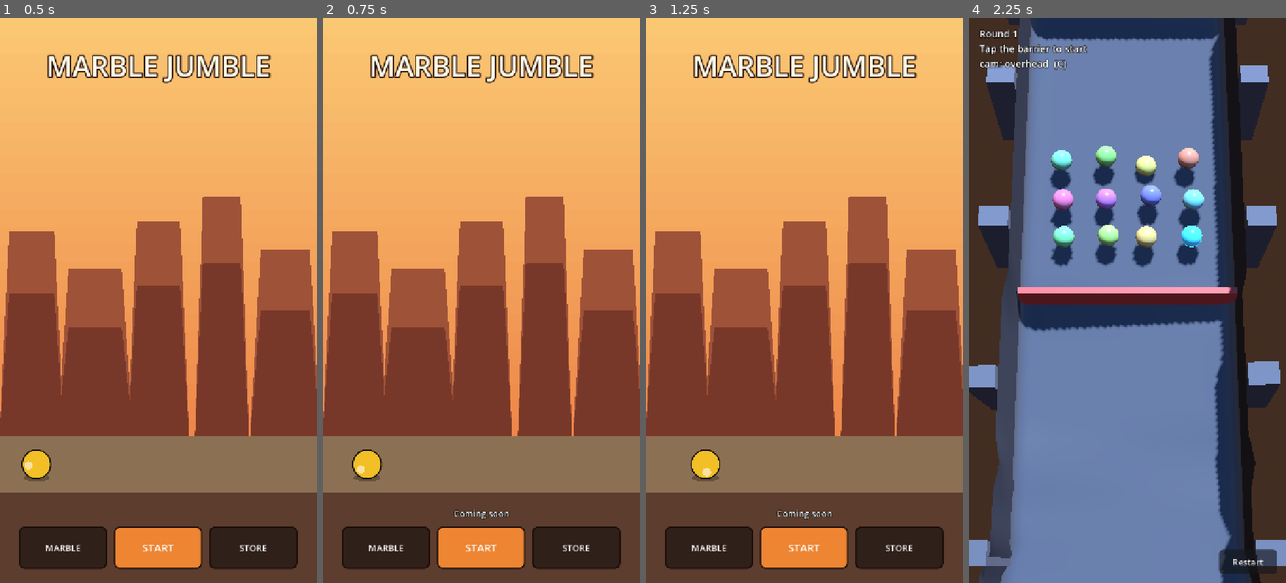
Above: before the commit, frames 1-4 (left to right).
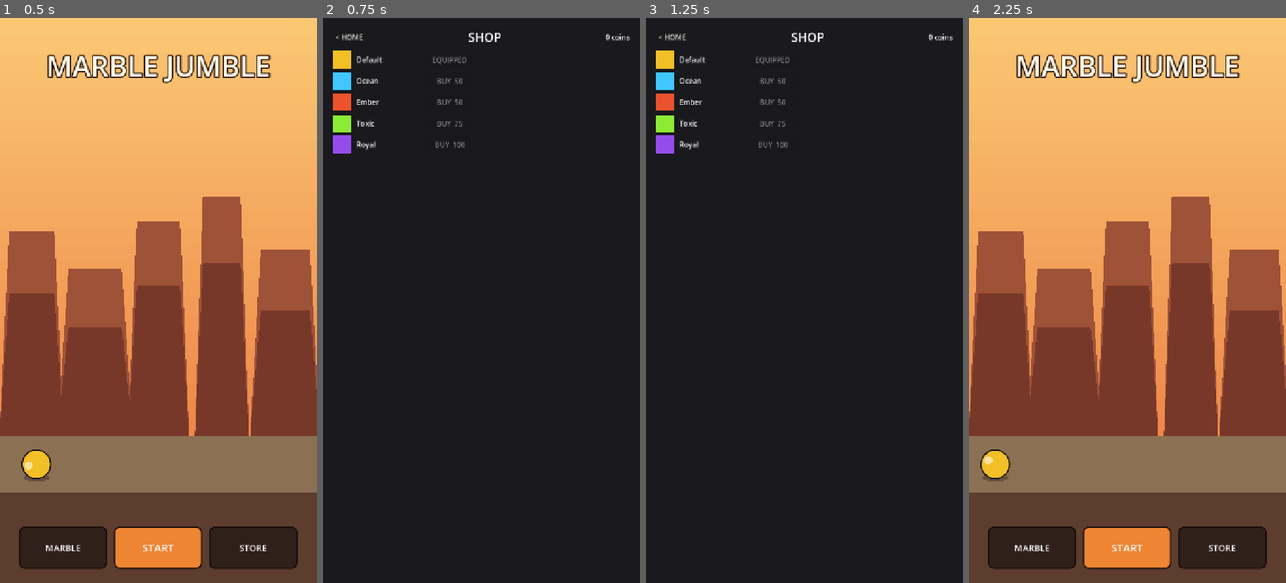
Above: after the commit, the same moments.

Repository: Arjan-N/marble-jumble
Game: Godot game, scene res://scenes/home.tscn
The game is run twice, just before and just after one commit, with the same random seed, the same clock (stepped at 60 frames per second) and the same inputs.
Inputs (mouse positions are in pixels of both pictures, inside the frame that each line leads up to):
- Up to frame 1 (0.5 s): no input
- Up to frame 2 (0.75 s): click "STORE" at 0.5 s
- Up to frame 3 (1.25 s): no input
- Up to frame 4 (2.25 s): click (1127, 549) at 1.25 s, where only the run before the commit has a clickable "START"; click "Restart" (after the commit: "< HOME") at 2 s

Frame 1 is identical in both runs. In frame 2, 96% of the frame differs, in the area x 0-100%, y 0-100%; in frame 3, 96%; in frame 4, 100%.

Commit message:
Add a coin balance, a shop screen, and a run home
The tournament had nowhere to go when it ended: winning or being eliminated
left the player parked in a dead race scene with only an R restart. It now
holds the outcome long enough to read, then returns to the home screen —
where PROJECT.md section 5 puts rewards, customisation and play again.

PlayerProfile is an autoload holding coins and the equipped marble skin, so
a purchase actually shows up on the track and on the home screen's marble
(both previously hard-coded colours). Reward amounts are placeholders;
PROJECT.md section 17 item 10 still has the real values TBD.

The shop's visuals are placeholder — it is the flow that is real.

Co-Authored-By: Claude Opus 5 <noreply@anthropic.com>

Diff:
--- a/project.godot
+++ b/project.godot
@@ -25,6 +25,10 @@
 window/stretch/aspect="expand"
 window/handheld/orientation=1
 
+[autoload]
+
+PlayerProfile="*res://scripts/progression/player_profile.gd"
+
 [physics]
 
 ; Roughly 3g. The marbles are 0.9m across — some fifty times a real one — and at
--- /dev/null
+++ b/scenes/shop.tscn
@@ -0,0 +1,6 @@
+[gd_scene load_steps=2 format=3]
+
+[ext_resource type="Script" path="res://scripts/ui/shop_screen.gd" id="1_shop_screen"]
+
+[node name="Shop" type="Control"]
+script = ExtResource("1_shop_screen")
--- /dev/null
+++ b/scripts/progression/player_profile.gd
@@ -0,0 +1,101 @@
+extends Node
+
+## Persistent player currency and marble cosmetics (PROJECT.md section 10:
+## coins, spent on cosmetic marble items). Coins and skin ownership are saved
+## together since nothing else currently needs its own save file.
+##
+## Skins are flat colours only — there is no art pipeline yet (see
+## home_screen.gd), and the shop is a placeholder until the home screen's own
+## visual design is settled.
+
+signal coins_changed(balance: int)
+
+const SAVE_PATH := "user://player_profile.cfg"
+
+## id 0 is the free default every profile starts with. Prices are round
+## placeholder numbers, not a tuned economy (PROJECT.md section 17 item 10).
+const SKINS := [
+	{"id": 0, "name": "Default", "colour": Color(0.95, 0.75, 0.15), "price": 0},
+	{"id": 1, "name": "Ocean", "colour": Color(0.25, 0.78, 1.0), "price": 50},
+	{"id": 2, "name": "Ember", "colour": Color(0.92, 0.32, 0.18), "price": 50},
+	{"id": 3, "name": "Toxic", "colour": Color(0.55, 0.92, 0.20), "price": 75},
+	{"id": 4, "name": "Royal", "colour": Color(0.58, 0.30, 0.92), "price": 100},
+]
+
+var coins: int = 0
+var owned_skins: Array[int] = [0]
+var equipped_skin: int = 0
+
+
+func _ready() -> void:
+	_load()
+
+
+func add_coins(amount: int) -> void:
+	if amount <= 0:
+		return
+	coins += amount
+	coins_changed.emit(coins)
+	_save()
+
+
+func buy_skin(id: int) -> bool:
+	if owned_skins.has(id):
+		return false
+	var skin := skin_by_id(id)
+	if skin.is_empty() or coins < int(skin["price"]):
+		return false
+	coins -= int(skin["price"])
+	owned_skins.append(id)
+	coins_changed.emit(coins)
+	_save()
+	return true
+
+
+func equip_skin(id: int) -> bool:
+	if not owned_skins.has(id):
+		return false
+	equipped_skin = id
+	_save()
+	return true
+
+
+func owns_skin(id: int) -> bool:
+	return owned_skins.has(id)
+
+
+func skin_by_id(id: int) -> Dictionary:
+	for skin in SKINS:
+		if skin["id"] == id:
+			return skin
+	return {}
+
+
+func equipped_colour() -> Color:
+	return skin_by_id(equipped_skin).get("colour", Color.WHITE)
+
+
+func _save() -> void:
+	var config := ConfigFile.new()
+	config.set_value("profile", "coins", coins)
+	config.set_value("profile", "owned_skins", owned_skins)
+	config.set_value("profile", "equipped_skin", equipped_skin)
+	config.save(SAVE_PATH)
+
+
+func _load() -> void:
+	var config := ConfigFile.new()
+	if config.load(SAVE_PATH) != OK:
+		return
+
+	coins = int(config.get_value("profile", "coins", 0))
+
+	owned_skins = []
+	for id in config.get_value("profile", "owned_skins", [0]):
+		owned_skins.append(int(id))
+	if not owned_skins.has(0):
+		owned_skins.append(0) ## The free default is never actually losable.
+
+	equipped_skin = int(config.get_value("profile", "equipped_skin", 0))
+	if not owns_skin(equipped_skin):
+		equipped_skin = 0
--- a/scripts/race/race_manager.gd
+++ b/scripts/race/race_manager.gd
@@ -13,7 +13,17 @@
 
 const MARBLE_COUNT := 12
 const PLAYER_MARBLE_INDEX_UNSET := -1
-const PLAYER_COLOUR := Color(0.25, 0.78, 1.0)
+
+## Read once at startup from the player's equipped skin (scripts/progression/
+## player_profile.gd) rather than a fixed const, so a shop purchase actually
+## shows up on the track.
+var PLAYER_COLOUR := Color(0.25, 0.78, 1.0)
+
+## Coins awarded when a tournament ends, keyed by how far the player got.
+## Placeholder amounts (PROJECT.md section 17 item 10 — reward values are TBD).
+const REWARD_ELIMINATED := 10
+const REWARD_PER_ROUND_SURVIVED := 15
+const REWARD_WON := 100
 
 ## Opponent names, drawn at random each race. Cosmetic — nothing here reaches the
 ## physics, and opponents remain identical to the player (PROJECT.md section 7).
@@ -176,8 +186,17 @@
 ## actually be read, not just flash past. Comfortably inside NEXT_ROUND_DELAY.
 const OUTCOME_SHOUT_SECONDS := 1.8
 
+## Once the tournament itself is over (won or eliminated — not just a round),
+## there is nothing left on this screen to watch: the loop in PROJECT.md
+## section 5 goes home to rewards/customise/play again, not back into another
+## race in place. Longer than OUTCOME_SHOUT_SECONDS so the shout finishes
+## before the scene changes out from under it.
+const HOME_SCENE := "res://scenes/home.tscn"
+const RETURN_TO_HOME_DELAY := 3.2
+
 
 func _ready() -> void:
+	PLAYER_COLOUR = PlayerProfile.equipped_colour()
 	_tuning = MarbleTuning.new()
 	_setup_environment()
 	_start_race()
@@ -916,11 +935,15 @@
 
 	if not player_survives:
 		_tournament_outcome = "eliminated"
+		PlayerProfile.add_coins(REWARD_ELIMINATED + REWARD_PER_ROUND_SURVIVED * (_round_number - 1))
 		_hud.shout("ELIMINATED!", Color(0.95, 0.35, 0.35), OUTCOME_SHOUT_SECONDS)
+		_return_to_home_after_delay()
 		return
 	if survivors.size() <= 1:
 		_tournament_outcome = "won"
+		PlayerProfile.add_coins(REWARD_WON)
 		_hud.shout("WINNER!", Color(1.0, 0.85, 0.3), OUTCOME_SHOUT_SECONDS)
+		_return_to_home_after_delay()
 		return
 
 	_hud.shout("QUALIFIED!", Color(0.72, 0.95, 0.62), OUTCOME_SHOUT_SECONDS)
@@ -935,6 +958,23 @@
 	await get_tree().create_timer(NEXT_ROUND_DELAY).timeout
 	_roster = next_roster
 	_start_race()
+
+
+## Holds the outcome on screen just long enough to read, then leaves the race
+## scene entirely — a finished tournament has nowhere left to go on this
+## screen (PROJECT.md section 5: results/rewards/customise/play again all live
+## on or past the home screen, not in another lap of this one).
+##
+## Guarded against the manual `R` restart firing during the wait: that already
+## calls `_start_race()` and resets `_tournament_outcome`, so a stale timer
+## from the tournament it interrupted must not then yank the player back out
+## of the fresh one.
+func _return_to_home_after_delay() -> void:
+	var outcome := _tournament_outcome
+	await get_tree().create_timer(RETURN_TO_HOME_DELAY).timeout
+	if _tournament_outcome != outcome:
+		return
+	get_tree().change_scene_to_file(HOME_SCENE)
 
 
 # --- Presentation -------------------------------------------------------------
@@ -1012,7 +1052,9 @@
 				% [_round_number, _race_time, _live_position(), _camera_debug()]
 			)
 		Phase.COMPLETE:
-			_hud.show_text("%s\nR restarts the tournament%s" % [_result_line(), _camera_debug()])
+			var hint := "Back to menu...      R restarts now" if _tournament_outcome != "" \
+				else "R restarts the tournament"
+			_hud.show_text("%s\n%s%s" % [_result_line(), hint, _camera_debug()])
 
 
 ## Counts the field down to the release. Reads the barrier's own clock rather
--- a/scripts/ui/home_screen.gd
+++ b/scripts/ui/home_screen.gd
@@ -5,9 +5,9 @@
 ## make the player's marble the hero, keep the environment lighter and simpler
 ## than the illustrated reference, and lead with MARBLE / START / STORE.
 ##
-## Round-start (course carousel, 4x3 marble grid) and Shop are not built yet —
-## MARBLE and STORE show a "coming soon" toast rather than nothing, and START
-## goes straight into the race scene. Revisit once those screens exist.
+## Round-start (course carousel, 4x3 marble grid) is not built yet — MARBLE
+## shows a "coming soon" toast rather than nothing. START goes straight into
+## the race scene. STORE opens the (placeholder-visuals) shop scene.
 ##
 ## Built entirely in code, no external art or custom fonts, matching every
 ## other screen in the project (`RaceHUD`, `ComicPopup`) — there is no art
@@ -15,11 +15,7 @@
 ## produced with outlined text and hard-edged flat colour instead.
 
 const RACE_SCENE := "res://scenes/main.tscn"
-
-## No customisation exists yet to persist a chosen colour, so the home screen's
-## marble stands in with the same warm highlight tone the race gives the
-## player's marble. Swap for a saved profile colour once one exists.
-const MARBLE_COLOUR := Color(0.95, 0.75, 0.15)
+const SHOP_SCENE := "res://scenes/shop.tscn"
 
 const TITLE_FONT_SIZE := 64
 const NAV_FONT_SIZE := 24
@@ -80,7 +76,7 @@
 
 func _build_marble() -> void:
 	var bounds := _track_bounds()
-	_marble = HomeMarble.create(MARBLE_COLOUR, bounds.x, bounds.y)
+	_marble = HomeMarble.create(PlayerProfile.equipped_colour(), bounds.x, bounds.y)
 	_marble.position.y = _track_row_y()
 	add_child(_marble)
 
@@ -148,7 +144,7 @@
 
 	row.add_child(_nav_button("MARBLE", func() -> void: _show_toast("Coming soon")))
 	row.add_child(_nav_button("START", _on_start_pressed, true))
-	row.add_child(_nav_button("STORE", func() -> void: _show_toast("Coming soon")))
+	row.add_child(_nav_button("STORE", func() -> void: get_tree().change_scene_to_file(SHOP_SCENE)))
 
 
 func _nav_button(label: String, on_pressed: Callable, emphasised := false) -> Button:
--- /dev/null
+++ b/scripts/ui/shop_screen.gd
@@ -0,0 +1,125 @@
+class_name ShopScreen
+extends Control
+
+## Placeholder shop: spend coins (scripts/progression/player_profile.gd) on a
+## few flat-colour marble skins. Deliberately undesigned — the home screen's
+## own look is still being worked out, so this reuses plain engine controls
+## rather than home_screen.gd's custom-drawn comic-book style. Swap the visuals
+## once that direction is settled.
+
+const HOME_SCENE := "res://scenes/home.tscn"
+
+var _coins_label: Label
+var _rows: Dictionary = {} ## skin id -> row Control, so a purchase can refresh just that row.
+
+
+func _ready() -> void:
+	anchor_right = 1.0
+	anchor_bottom = 1.0
+
+	var background := ColorRect.new()
+	background.color = Color(0.10, 0.10, 0.12)
+	background.anchor_right = 1.0
+	background.anchor_bottom = 1.0
+	background.mouse_filter = Control.MOUSE_FILTER_IGNORE
+	add_child(background)
+
+	var layout := VBoxContainer.new()
+	layout.anchor_right = 1.0
+	layout.anchor_bottom = 1.0
+	layout.offset_left = 24.0
+	layout.offset_right = -24.0
+	layout.offset_top = 24.0
+	layout.offset_bottom = -24.0
+	layout.add_theme_constant_override("separation", 12)
+	add_child(layout)
+
+	layout.add_child(_build_header())
+
+	var list := VBoxContainer.new()
+	list.add_theme_constant_override("separation", 8)
+	layout.add_child(list)
+	for skin in PlayerProfile.SKINS:
+		var row := _build_skin_row(skin)
+		_rows[skin["id"]] = row
+		list.add_child(row)
+
+	PlayerProfile.coins_changed.connect(_on_coins_changed)
+
+
+func _build_header() -> Control:
+	var row := HBoxContainer.new()
+
+	var back := Button.new()
+	back.text = "< HOME"
+	back.pressed.connect(func() -> void: get_tree().change_scene_to_file(HOME_SCENE))
+	row.add_child(back)
+
+	var title := Label.new()
+	title.text = "SHOP"
+	title.size_flags_horizontal = Control.SIZE_EXPAND_FILL
+	title.horizontal_alignment = HORIZONTAL_ALIGNMENT_CENTER
+	title.add_theme_font_size_override("font_size", 28)
+	row.add_child(title)
+
+	_coins_label = Label.new()
+	_coins_label.text = "%d coins" % PlayerProfile.coins
+	row.add_child(_coins_label)
+
+	return row
+
+
+func _build_skin_row(skin: Dictionary) -> Control:
+	var row := HBoxContainer.new()
+	row.add_theme_constant_override("separation", 12)
+
+	var swatch := ColorRect.new()
+	swatch.color = skin["colour"]
+	swatch.custom_minimum_size = Vector2(40, 40)
+	row.add_child(swatch)
+
+	var name_label := Label.new()
+	name_label.text = skin["name"]
+	name_label.custom_minimum_size = Vector2(140, 0)
+	row.add_child(name_label)
+
+	var action := Button.new()
+	action.custom_minimum_size = Vector2(120, 0)
+	action.name = "Action"
+	action.pressed.connect(func() -> void: _on_action_pressed(skin["id"]))
+	row.add_child(action)
+
+	_refresh_row(row, skin["id"])
+	return row
+
+
+func _on_action_pressed(id: int) -> void:
+	if PlayerProfile.owns_skin(id):
+		PlayerProfile.equip_skin(id)
+	else:
+		PlayerProfile.buy_skin(id)
+	_refresh_all_rows()
+
+
+func _on_coins_changed(balance: int) -> void:
+	_coins_label.text = "%d coins" % balance
+
+
+func _refresh_all_rows() -> void:
+	for id in _rows:
+		_refresh_row(_rows[id], id)
+
+
+func _refresh_row(row: Control, id: int) -> void:
+	var action := row.get_node("Action") as Button
+	var skin := PlayerProfile.skin_by_id(id)
+
+	if PlayerProfile.equipped_skin == id:
+		action.text = "EQUIPPED"
+		action.disabled = true
+	elif PlayerProfile.owns_skin(id):
+		action.text = "EQUIP"
+		action.disabled = false
+	else:
+		action.text = "BUY  %d" % int(skin["price"])
+		action.disabled = PlayerProfile.coins < int(skin["price"])
Not shown, added: scripts/progression/player_profile.gd.uid
Not shown, added: scripts/ui/shop_screen.gd.uid
